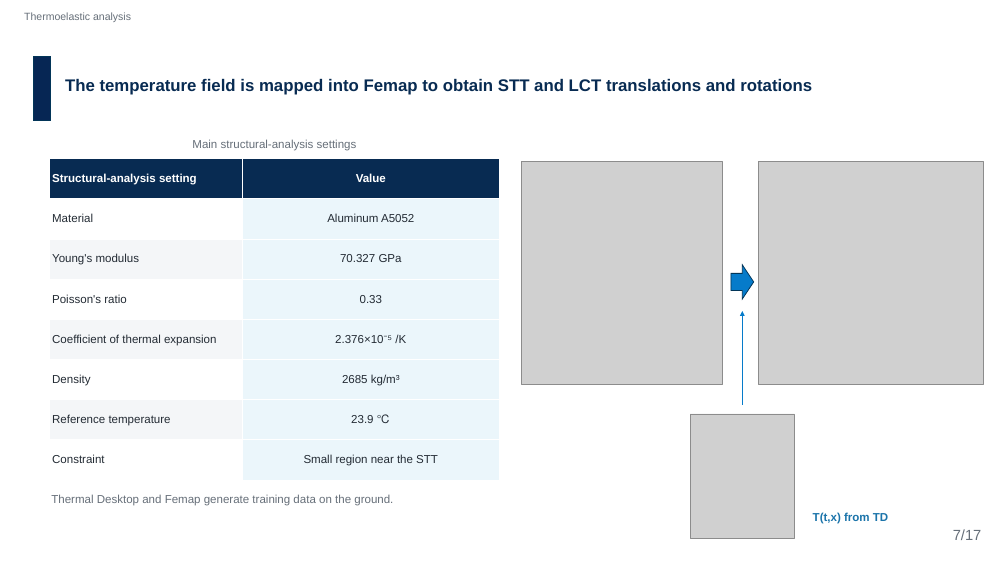
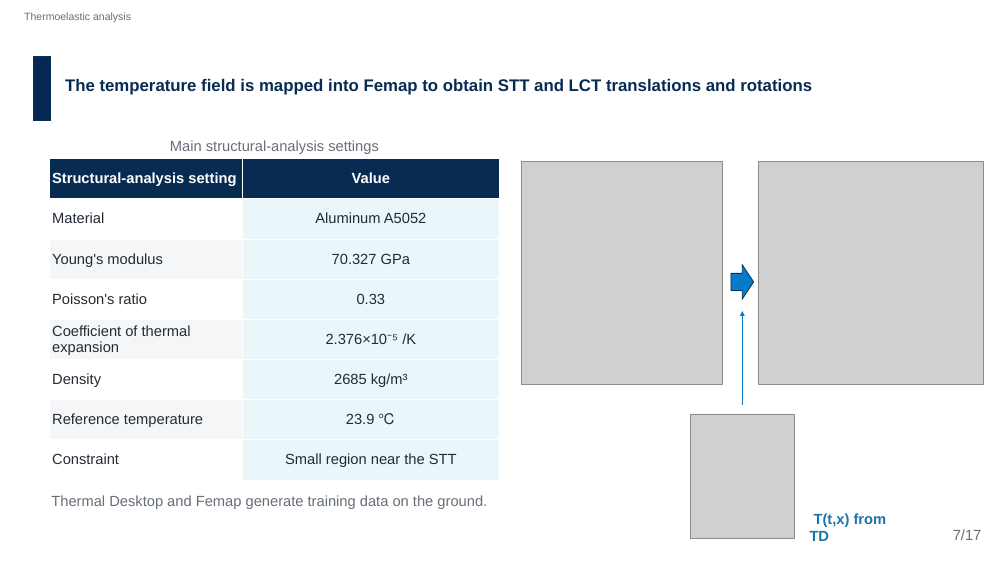
Before and after one commit to Hideki-1029/thermal-deformation-optcomm, a slide deck: slide 10 of papers/ICSO/slides/en_ICSO2026_slides_takamoto.pptx. Drawn at 1008x567 pixels with LibreOffice and Linux fonts; fonts in the diff are those of the drawing; grey boxes stand for pictures; background and template pictures are left out. Boxes give left, top, right and bottom in pixels: in the first picture for what was removed or moved away, otherwise in the second. Text is boxed around its words. In the diff, an @@ line names an element or a change of style, - is before the commit and + after.

```diff
--- a/papers/ICSO/slides/en_ICSO2026_slides_takamoto.pptx
+++ b/papers/ICSO/slides/en_ICSO2026_slides_takamoto.pptx
@@ table at box(50, 159, 499, 480) @@
@@ size 22 to 28 pt @@
@@ size 22 to 28 pt in 3 elements at box(51, 495, 487, 509), box(170, 140, 379, 154), box(810, 513, 887, 541) @@
```
Also in this commit, not shown: 4 other slides changed, 2 other files.
